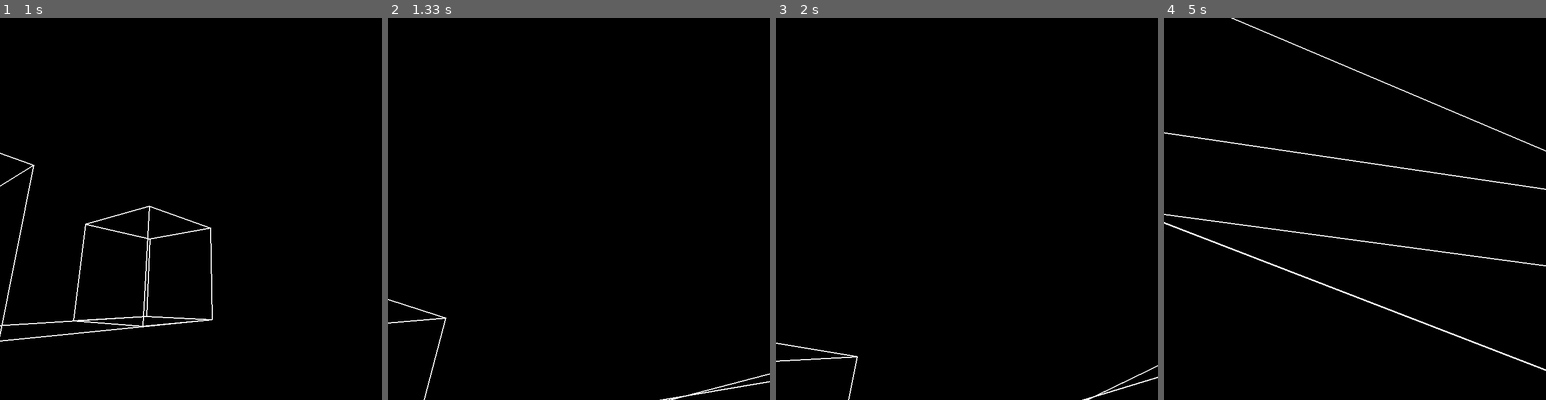
Above: before the commit, frames 1-4 (left to right).
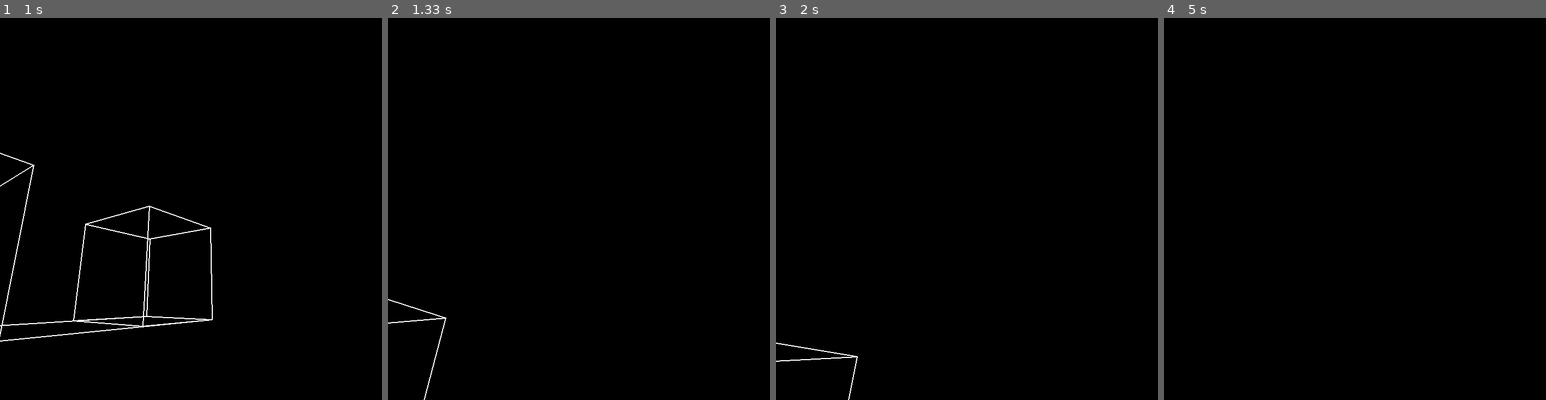
Above: after the commit, the same moments.

Repository: Anthony-Gambale/Pygame-3D
Game: pygame game, started from cubes_example.py
Same seed, same stepped clock (60 frames per second), same inputs: the game is played once before the commit and once after it.
Inputs:
- Up to frame 1 (1 s): hold Right 0.33-0.8 s; hold Up from 0.83 s (still down); hold W from 0.83 s (still down); tap Space at 0.9 s; tap Shift at 0.98 s
- Up to frame 2 (1.33 s): release Up at 1.13 s; release W at 1.13 s; hold Right from 1.17 s (still down); hold D from 1.17 s (still down); tap Space at 1.23 s
- Up to frame 3 (2 s): tap Space at 1.53, 1.73 s; release Right at 1.63 s; release D at 1.63 s; hold Left from 1.67 s (still down); hold A from 1.67 s (still down)
- Up to frame 4 (5 s): tap Space at 2.03, 2.3, 2.63, 2.93, 3.07, 4.13, 4.53, 4.83 s; release Left at 2.2 s; release A at 2.2 s; hold Down 2.23-2.53 s; hold S 2.23-2.53 s; tap Shift at 2.38 s; hold Left 2.57-2.97 s; hold A 2.57-2.97 s; hold Up 3-3.37 s; hold W 3-3.37 s; hold Down 4.07-4.43 s; hold S 4.07-4.43 s; hold Left 4.47-4.93 s; hold A 4.47-4.93 s; hold Right from 4.97 s (still down); hold D from 4.97 s (still down)

Frame 1 is identical in both runs. In frame 2, 0.2% of the frame differs, in the area x 71-100%, y 93-100%; in frame 3, 0.1%; in frame 4, 1.2%, in the area x 0-100%, y 0-93%.

Commit message:
added rudimentary deletion of lines behind the player

Diff:
--- /dev/null
+++ b/models/big_pyramid.txt
@@ -0,0 +1,14 @@
+// use double slashes like this to add comments to
+// 3D model files for pygame3D.
+
+// base square
+0,0,0,1000,0,0
+1000,0,0,1000,0,1000
+1000,0,1000,0,0,1000
+0,0,1000,0,0,0
+
+// connect corners to tip
+0,0,0,700,700,700
+1000,0,0,700,700,700
+1000,0,1000,700,700,700
+0,0,1000,700,700,700
--- a/pygame3D/camera.py
+++ b/pygame3D/camera.py
@@ -117,3 +117,10 @@
         self.by = self.by.transform(rotation_matrix)
 
         self.update() # update the screen position
+
+
+    def isBehind(self, point):
+        """check if the given point is behind the view plane"""
+        diff = self.c.sub(point) # difference between player position and point
+        diff_proj = diff.project(self.n) # get the component of the difference pointing in the direction of the normal vector
+        return diff_proj >= 0
--- a/pygame3D/projection.py
+++ b/pygame3D/projection.py
@@ -1,6 +1,6 @@
 
 
-from pygame3D.scene import Scene, Line2D, Line3D, Shape2D
+from pygame3D.scene import Line2D, Line3D, Shape2D
 from pygame3D.vector import Vec2
 
 
@@ -20,12 +20,14 @@
     return Shape2D(Tlines)
 
 
-
 def project_line(lin, cam):
     """ take in Line3D lin and Camera cam, and project it to 2D. """
     Tp1 = project_point(lin.p1, cam) # transform each point
     Tp2 = project_point(lin.p2, cam)
-
+    # return a dead line if either point is behind the camera
+    # ideally these would be filtered out instead of drawn. fix later
+    if cam.isBehind(lin.p1) or cam.isBehind(lin.p2):
+        return None
     return Line2D(Tp1, Tp2) # 2D line of Vec2D points
 
 
@@ -53,8 +55,8 @@
     d = s.sub(x)
 
     # turn the 3D relative distance into a 2D vector, pointing from the centre of the screen
-    x = (bx.dot(d)) / (bx.dot(bx))
-    y = (by.dot(d)) / (by.dot(by))
+    x = d.project(bx)
+    y = d.project(by)
 
     # return the x and y coords
     return Vec2([x, y])
--- a/pygame3D/scene.py
+++ b/pygame3D/scene.py
@@ -1,6 +1,6 @@
 
 
-from pygame3D.vector import Vec3
+from pygame3D.vector import Vec3, Vec2
 from pygame3D.camera import Camera
 import pygame3D.projection
 import pygame
@@ -32,6 +32,7 @@
 
         # draw the line
         pygame.draw.line(window, (255, 255, 255), (x1,y1), (x2,y2), 2)
+
 
 class Line3D(Line):
     def gradient(self):
@@ -86,4 +87,5 @@
         # draw all objects in scene
         for projected_shape in pygame3D.projection.project_scene(self):
             for projected_line in projected_shape.lines:
-                projected_line.draw(self.pygame_window, self.width, self.height)
+                if projected_line != None:
+                    projected_line.draw(self.pygame_window, self.width, self.height)
--- a/pygame3D/vector.py
+++ b/pygame3D/vector.py
@@ -75,6 +75,10 @@
         return sqrt(sum([e*e for e in self.elems]))
 
 
+    def project(self, other):
+        return self.dot(other) / other.magnitude()**2
+
+
 class Matrix():
 
     def __init__(self, vec_list):
--- /dev/null
+++ b/pyramid_example.py
@@ -0,0 +1,44 @@
+
+import pygame
+import pygame3D
+
+
+# initialize pygame3D scene and models
+pygame.init()
+scene = pygame3D.Scene(700, 700) # new scene
+pyramid_model = pygame3D.read_model("models/big_pyramid.txt")
+scene.add_shape(pyramid_model, pygame3D.Vec3([100, 0, 0]))
+
+
+delay_time = 10
+v_rot = 0.002 * delay_time # radians per delay tick
+v_mov = 0.3 * delay_time # units of movement per delay tick
+
+
+running = True
+while running:
+
+    # small delay between step events. 10 steps per second
+    pygame.time.delay(delay_time)
+
+    """ process user input """
+
+    # check all events
+    for event in pygame.event.get():
+
+        # user quit the program
+        if event.type == pygame.QUIT:
+            running = False
+
+    """ key presses """
+    keys = pygame.key.get_pressed()
+
+    scene.camera.move(keys, v_mov, v_rot)
+
+    """ draw current scene """
+    scene.refresh()
+
+    # update the display
+    pygame.display.update()
+
+pygame.quit()
Renamed: example.py -> cubes_example.py
